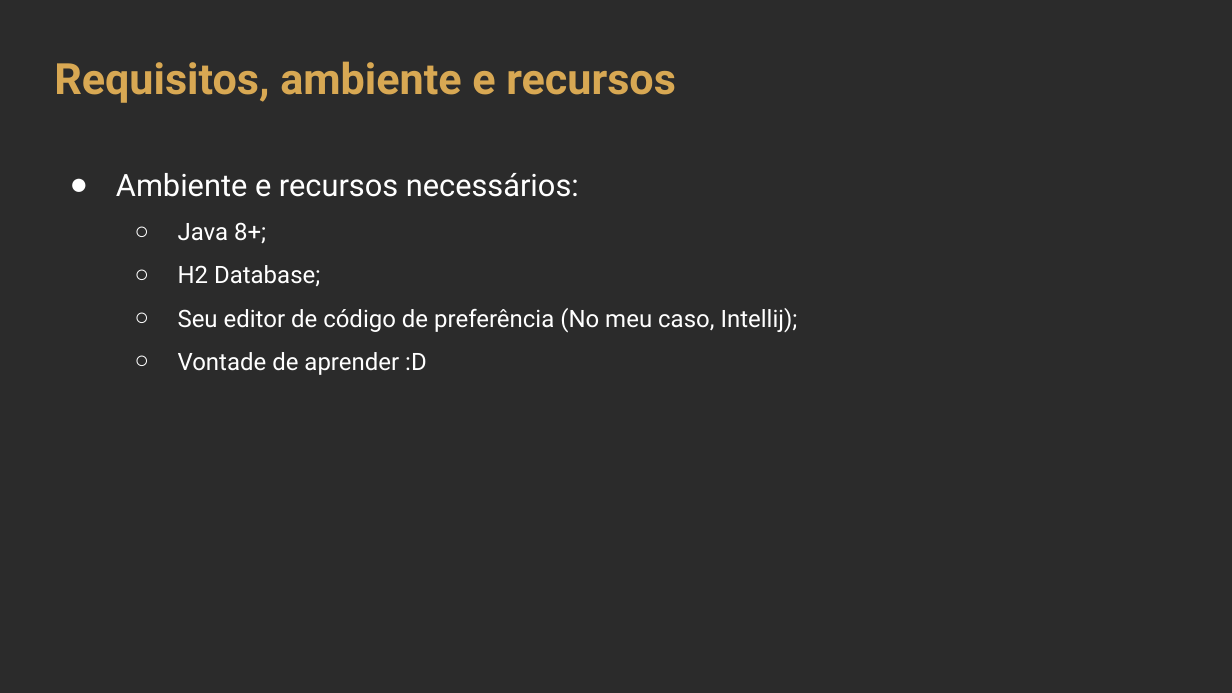
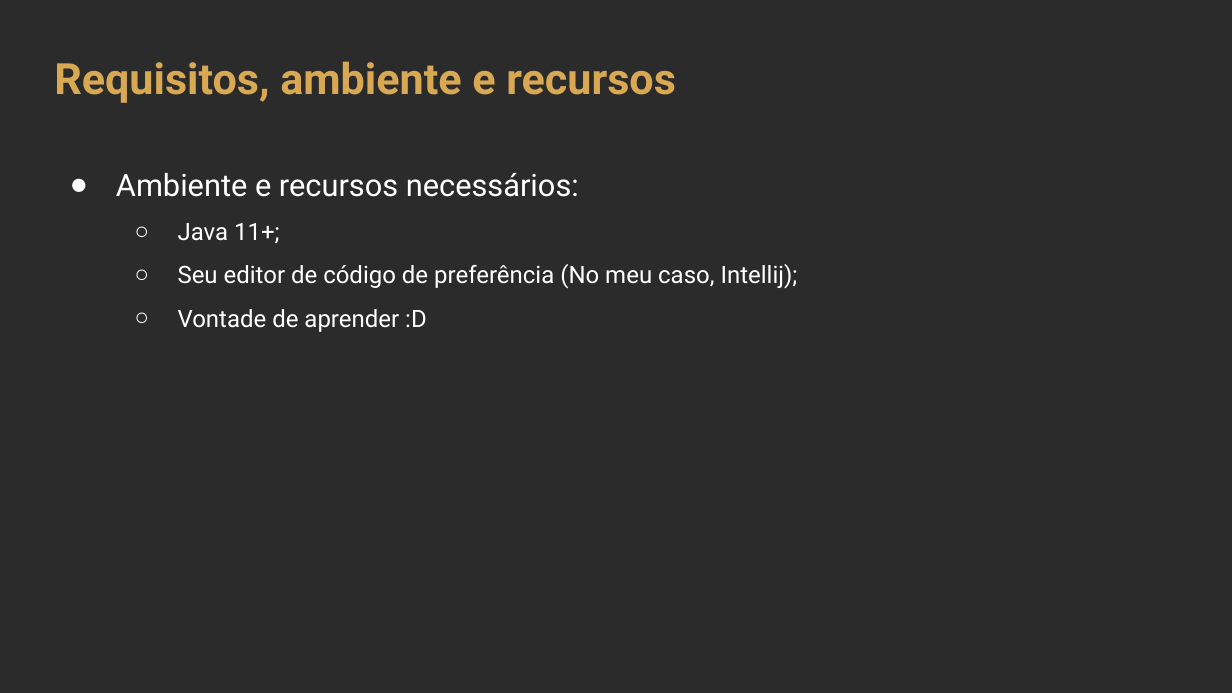
Before and after one commit to rocketseat-creators-program/spring-boot-actuator-2021-06-05, a slide deck: slide 9 of ApresentacaoSpringActuator.pptx (slide 7 before the commit). Drawn at 1232x693 pixels with LibreOffice and Linux fonts; fonts in the diff are those of the drawing; background and template pictures are left out; a plain dark background stands for a picture behind light text. Boxes give left, top, right and bottom in pixels: in the first picture for what was removed or moved away, otherwise in the second. Text is boxed around its words. In the diff, an @@ line names an element or a change of style, - is before the commit and + after.

```diff
--- a/ApresentacaoSpringActuator.pptx
+++ b/ApresentacaoSpringActuator.pptx
@@ text at bbox=[178, 223, 280, 243]: text changed @@
-  ○ Java 8+;
-  ○ H2 Database;
+  ○ Java 11+;
```
Also in this commit, not shown: 4 other slides changed, 2 slides added, 11 other files.
